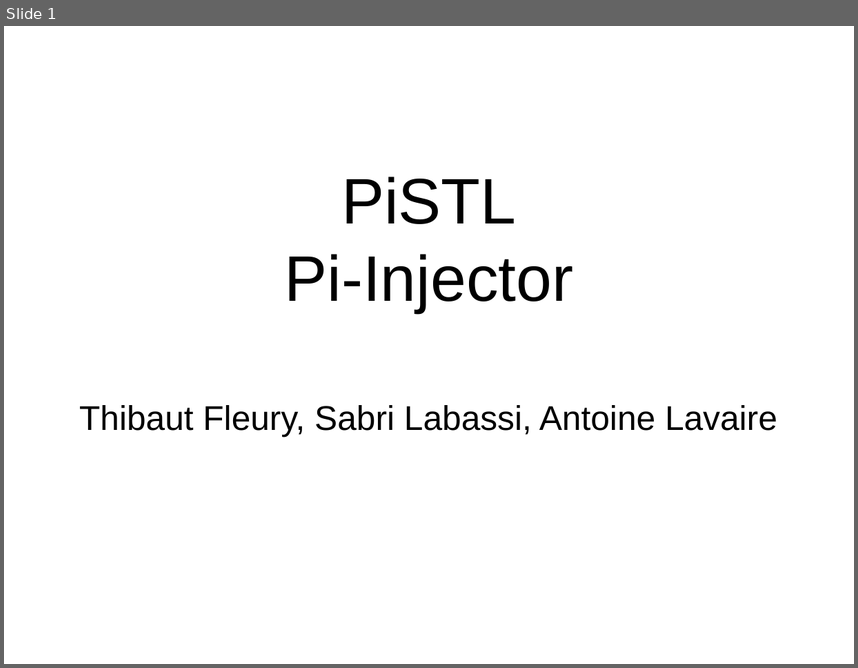
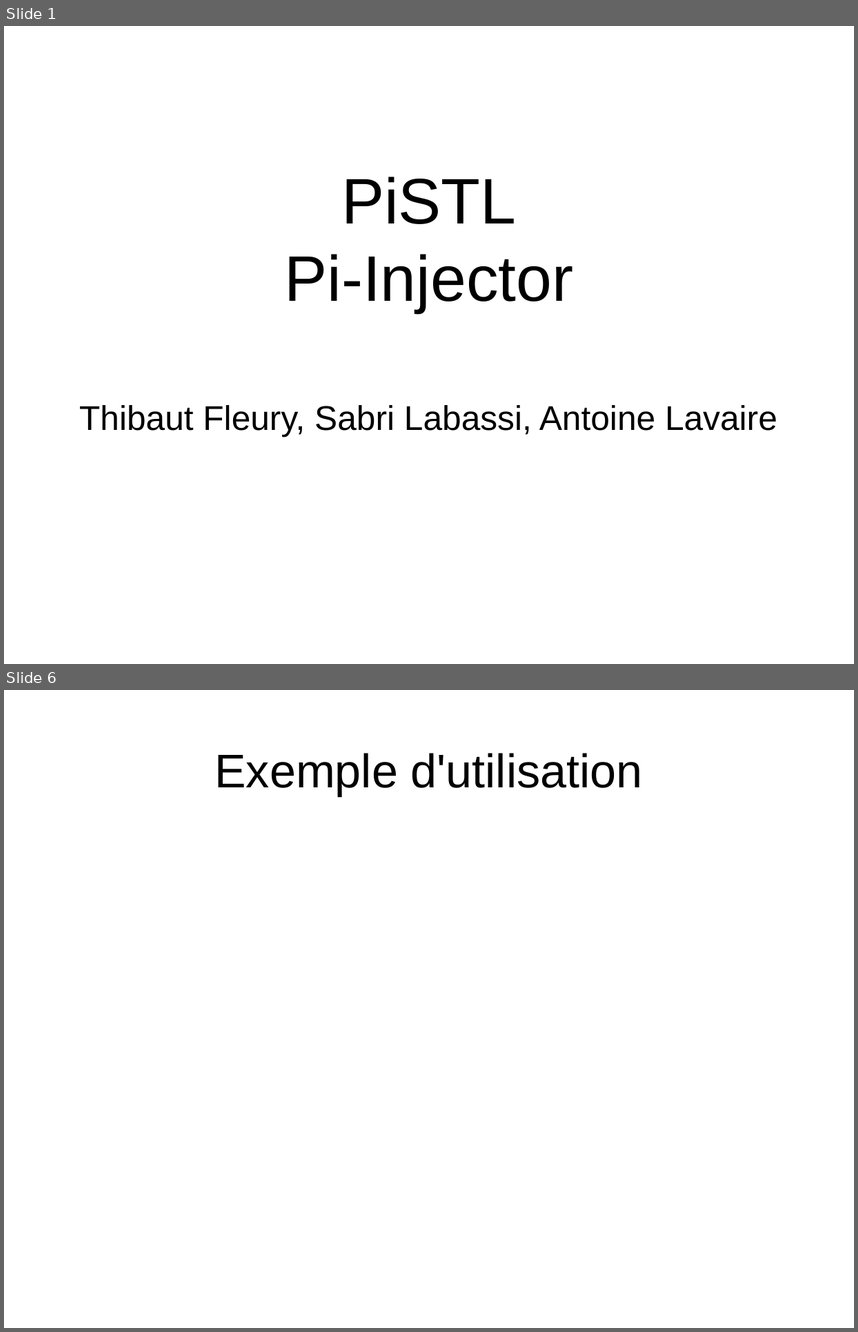
Before and after one commit to elecharny/pi-injector, a slide deck: Documents/Présentation.odp. Shown one above the other, each under a label of ours: slide 1 before the commit, slides 1 and 6 after it; the slides between them are not shown. The pictures are 858x668 and 858x1332 pixels, drawn with LibreOffice and Linux fonts; fonts in the diff are those of the drawing. Boxes give left, top, right and bottom in pixels: in the first picture for what was removed or moved away, otherwise in the second. Text is boxed around its words. In the diff, an @@ line names an element or a change of style, - is before the commit and + after.

```diff
--- a/Documents/Présentation.odp
+++ b/Documents/Présentation.odp
@@ slide 6 added at (4,690,854,1328), background #FFFFFF @@
@@ title added at (214,753,642,796), 44 pt, text #000000 @@
+Exemple d'utilisation
```
Also in this commit, not shown: 1 slide changed, 5 other slides added, 5 slides removed, 2 other files.
